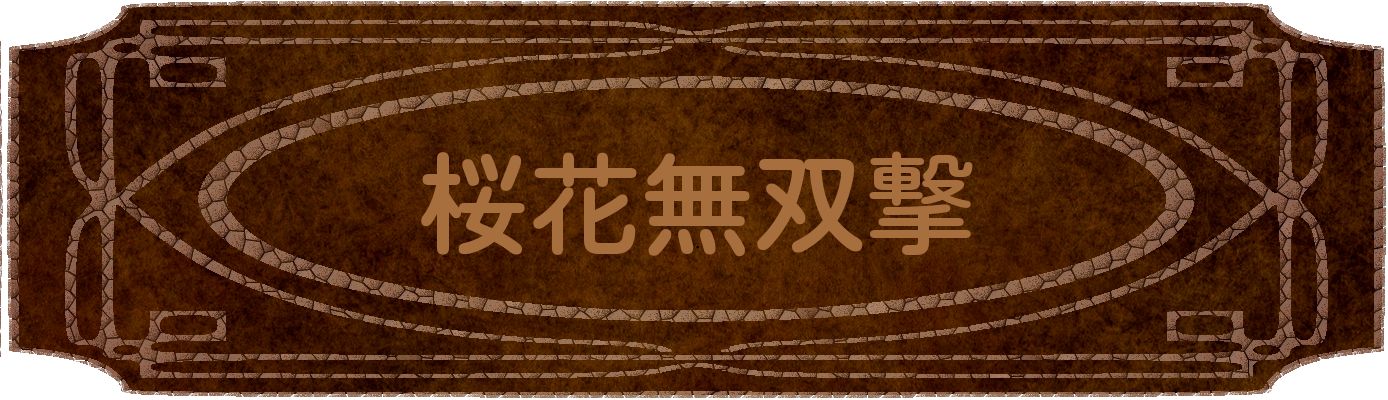
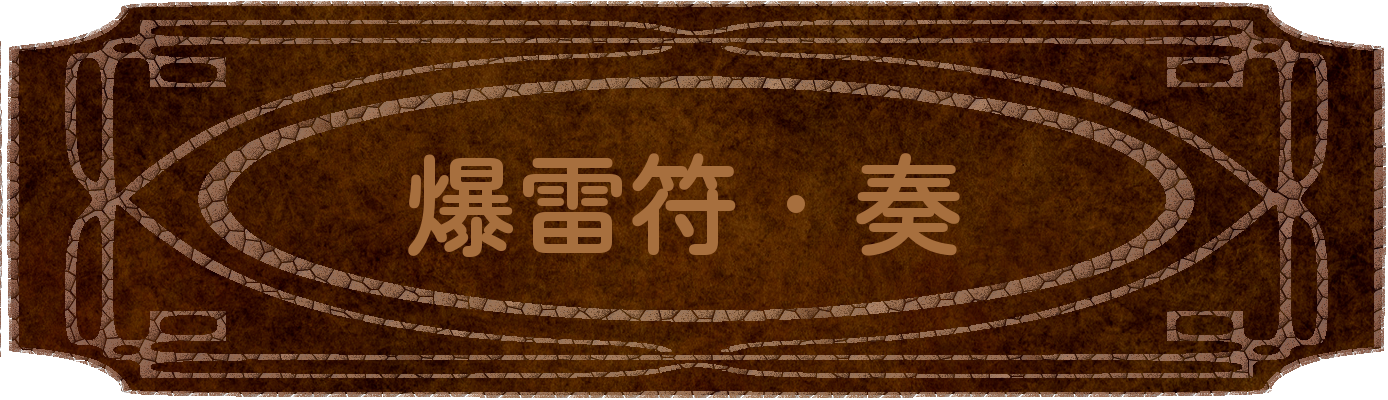
Layers edited between the first and the second (1388, 400) image:
painted on "TokugiLabel" over [left=408, top=151, right=973, bottom=257]
